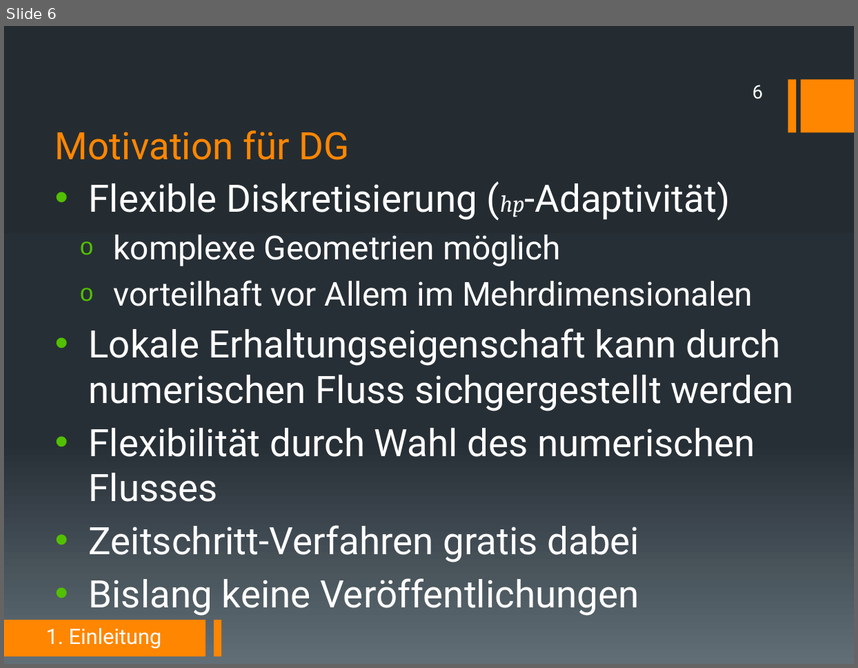
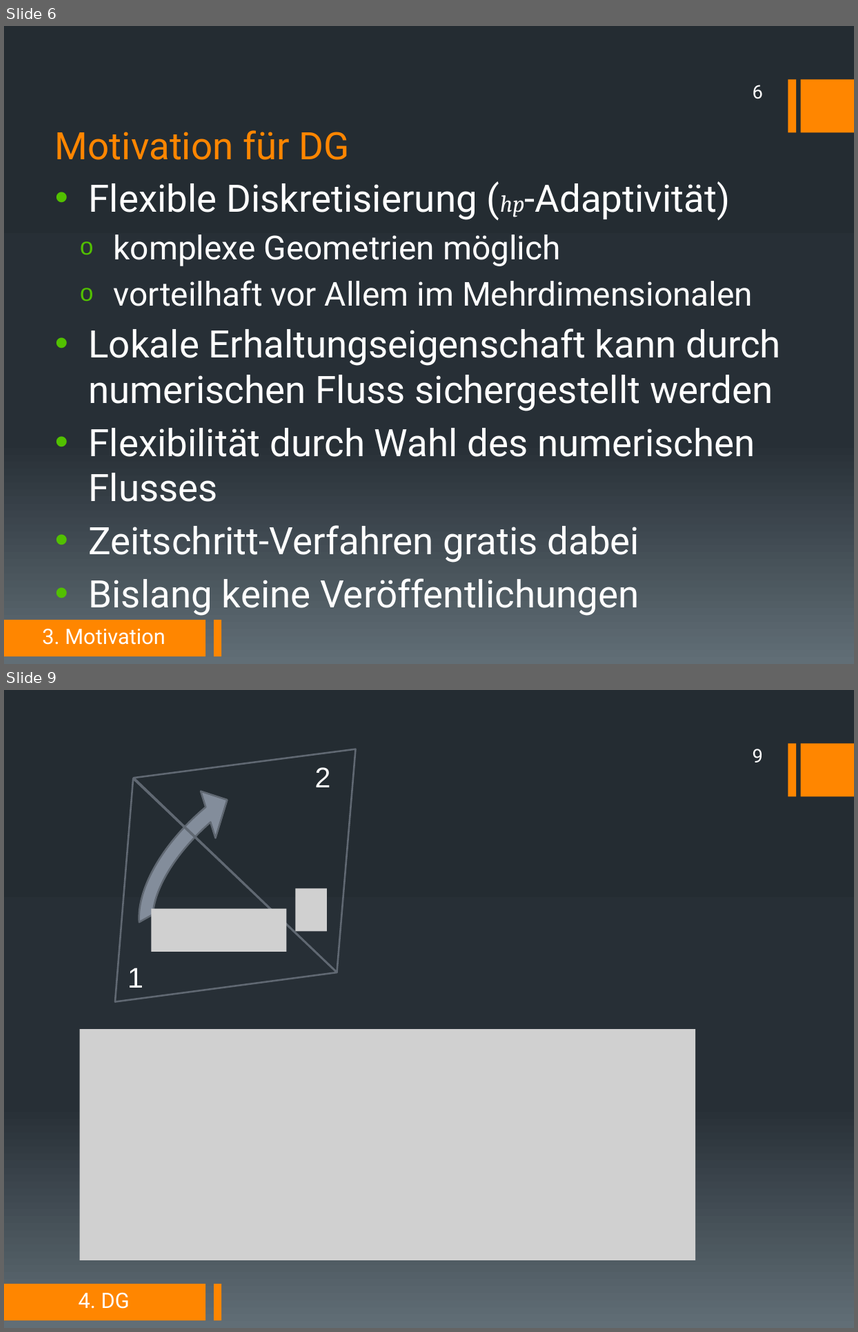
Before and after one commit to DerKleineGauss/Masterarbeit, a slide deck: Abschlussvortrag/Präsentation.pptx. Shown one above the other, each under a label of ours: slide 6 before the commit, slides 6 and 9 after it; the slides between them are not shown. The pictures are 858x668 and 858x1332 pixels, drawn with LibreOffice and Linux fonts; fonts in the diff are those of the drawing; grey boxes stand for pictures. Boxes give left, top, right and bottom in pixels: in the first picture for what was removed or moved away, otherwise in the second. Text is boxed around its words. In the diff, an @@ line names an element or a change of style, - is before the commit and + after.

```diff
--- a/Abschlussvortrag/Präsentation.pptx
+++ b/Abschlussvortrag/Präsentation.pptx
@@ slide 9 added at [4,690,854,1328], background gradient #242C33 to #273037 to #636D76; not listed: 4 template elements that a slide beside it also shows @@
@@ circular arrow added at [80,700,415,1022], fill #838D9B, outline #616873 1.5 pt @@
@@ triangle added at [133,690,457,972], outline #616873 1.5 pt @@
@@ page number added at [753,749,763,762], 16 pt, text #FFFFFF @@
+9
@@ text added at [315,767,331,787], 24 pt, text #FFFFFF @@
+2
@@ triangle added at [13,778,337,1098], outline #616873 1.5 pt @@
@@ picture added at [296,888,327,931] @@
@@ picture added at [151,909,286,951] @@
@@ text added at [128,967,143,987], 24 pt, text #FFFFFF @@
+1
@@ picture added at [80,1029,695,1261] @@
@@ text added at [79,1292,130,1308], 18 pt, text #FFFFFF @@
+4. DG
@@ slide 6 changed as well @@
@@ text at [88,328,781,411]: text changed @@
-• Lokale Erhaltungseigenschaft kann durch numerischen Fluss sichgergestellt werden
+• Lokale Erhaltungseigenschaft kann durch numerischen Fluss sichergestellt werden
@@ text at [42,628,165,644]: text changed @@
-1. Einleitung
+3. Motivation
```
Also in this commit, not shown: 6 other slides changed, 13 other slides added, 7 slides removed.
